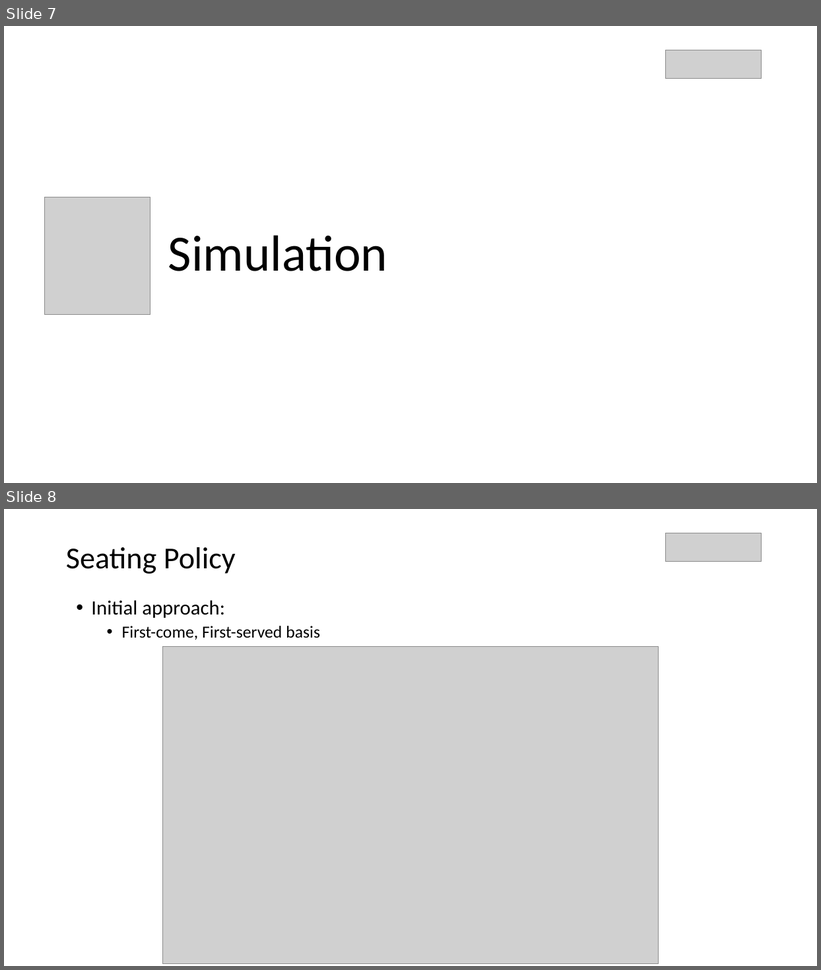
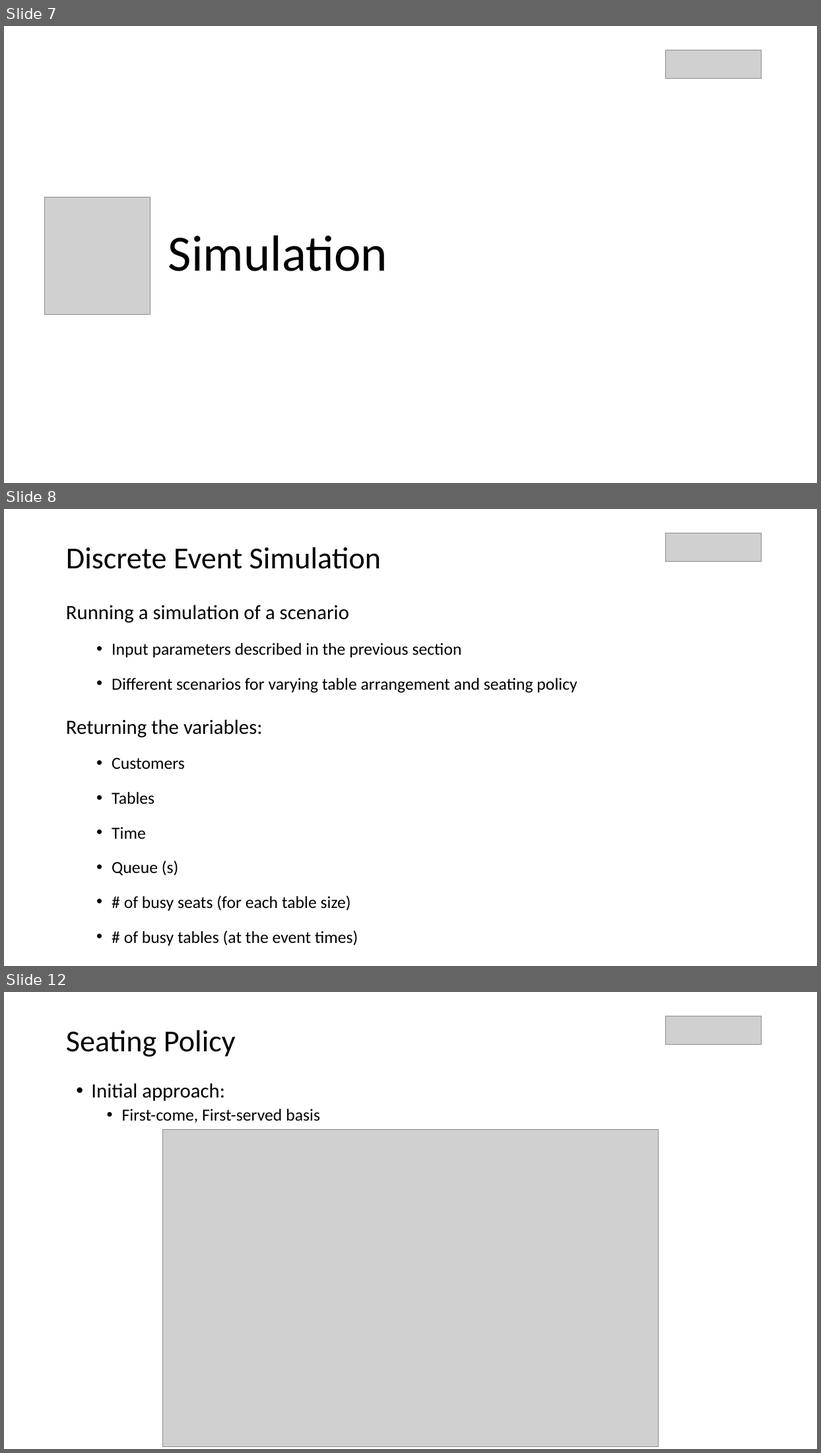
Before and after one commit to parkjan4/OptSim, a slide deck: Presentation.pptx. Shown one above the other, each under a label of ours: slides 7 and 8 before the commit, slides 7, 8 and 12 after it; the slides between them are not shown. The pictures are 821x970 and 821x1453 pixels, drawn with LibreOffice and Linux fonts; fonts in the diff are those of the drawing; grey boxes stand for pictures. Boxes give left, top, right and bottom in pixels: in the first picture for what was removed or moved away, otherwise in the second. Text is boxed around its words. In the diff, an @@ line names an element or a change of style, - is before the commit and + after.

```diff
--- a/Presentation.pptx
+++ b/Presentation.pptx
@@ slide 8 added at [4, 509, 817, 966], background #FFFFFF @@
@@ title added at [66, 547, 381, 569], 36 pt, text #000000 @@
+Discrete Event Simulation
@@ picture added at [665, 533, 761, 561] @@
@@ text added at [66, 605, 577, 946], 20 pt, text #000000 @@
+Running a simulation of a scenario
+  • Input parameters described in the previous section
+  • Different scenarios for varying table arrangement and seating policy
+Returning the variables:
+  • Customers
+  • Tables
+  • Time
+  • Queue (s)
+  • # of busy seats (for each table size)
+  • # of busy tables (at the event times)
@@ what was slide 8 is now slide 12 @@
```
Also in this commit, not shown: 3 other slides added.
